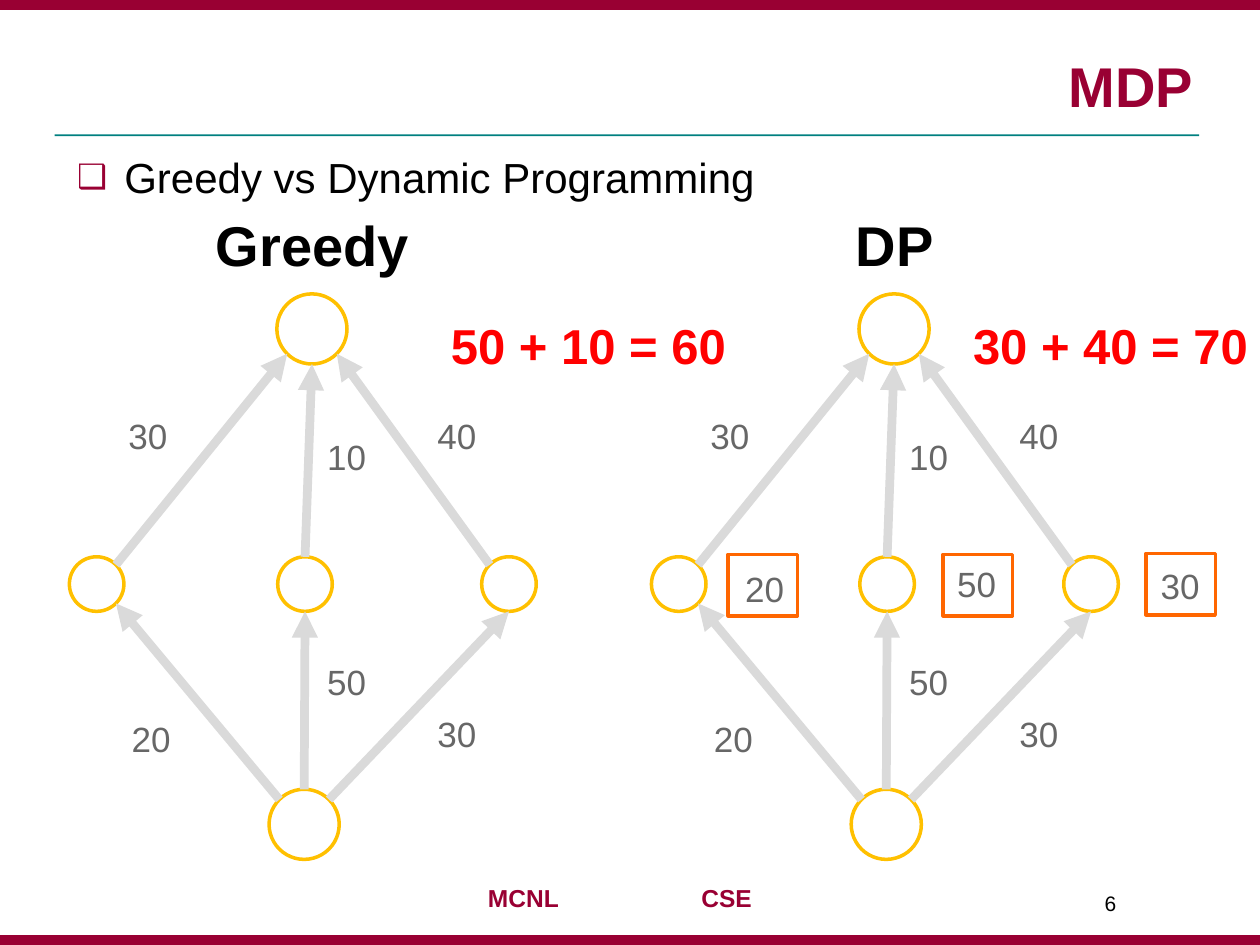
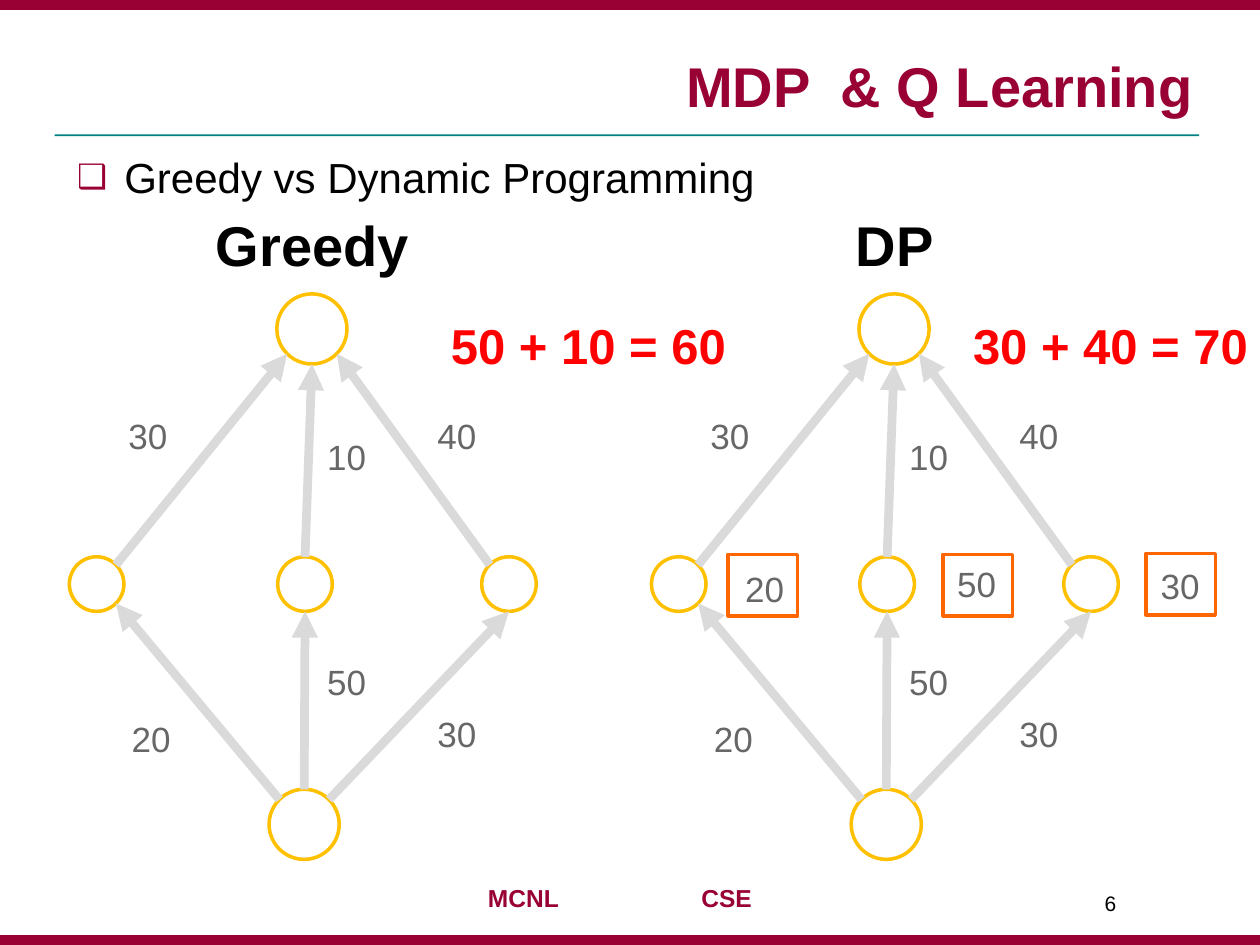
Before and after one commit to jaejunha/Paper, a slide deck: slide 6 of Daily(written_by_Korean)/180727.pptx. Drawn at 1260x945 pixels with LibreOffice and Linux fonts; fonts in the diff are those of the drawing; background and template pictures are left out. Boxes give left, top, right and bottom in pixels: in the first picture for what was removed or moved away, otherwise in the second. Text is boxed around its words. In the diff, an @@ line names an element or a change of style, - is before the commit and + after.

```diff
--- a/Daily(written_by_Korean)/180727.pptx
+++ b/Daily(written_by_Korean)/180727.pptx
@@ title at (686, 66, 1192, 118): text changed @@
-MDP
+MDP & Q Learning
```
Also in this commit, not shown: 5 other slides changed, 1 other file.
